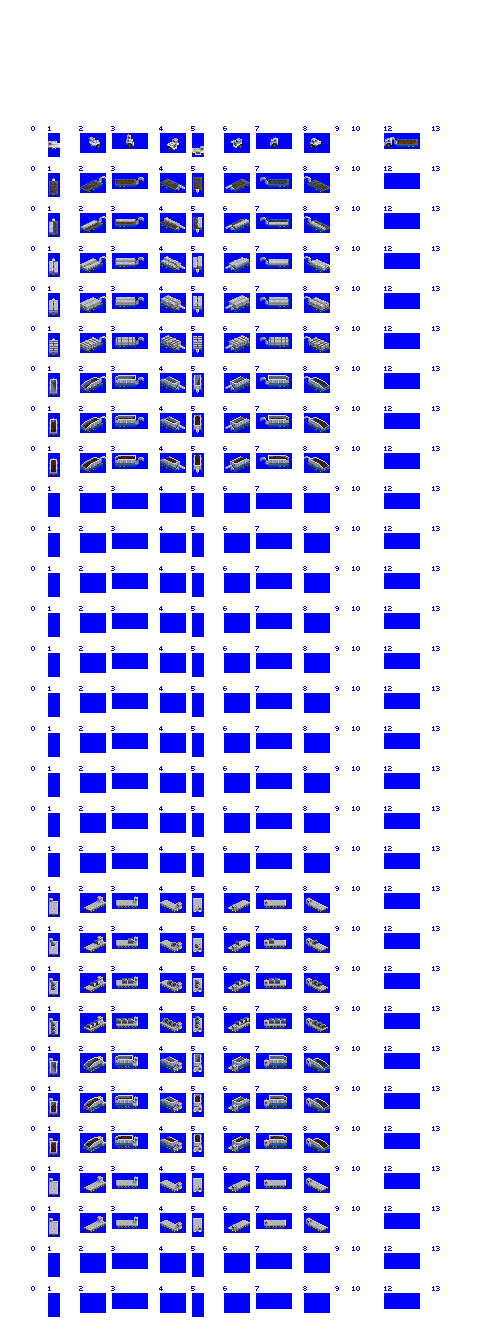
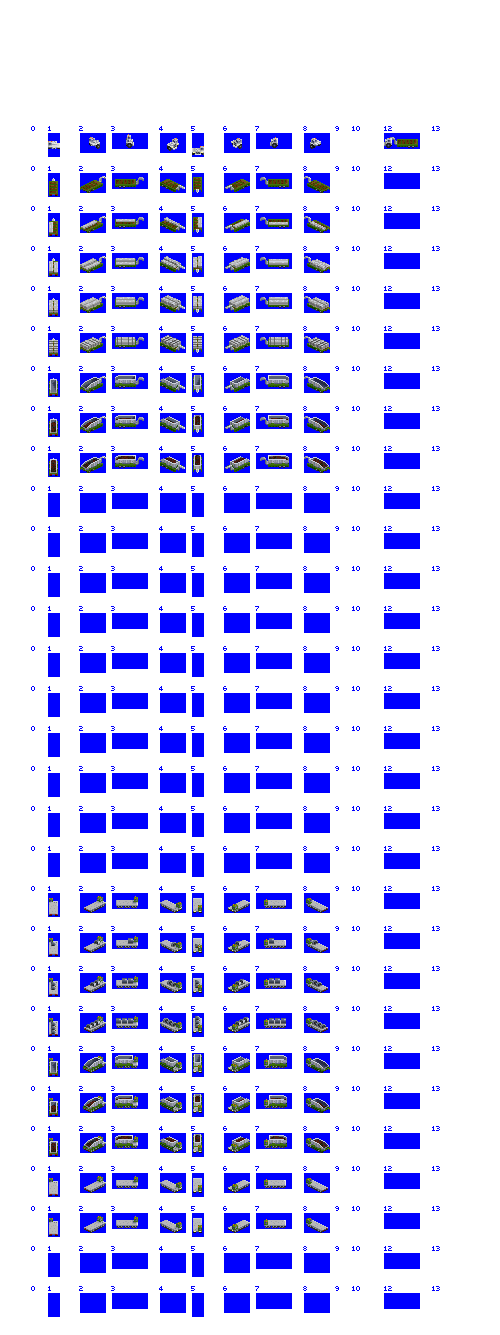
Revision of a layered 500 x 1335 image; what changed, layer by layer:
painted on "trailer body for buy view" (1st of 2, in "articulated foundry transporter") over left=397, top=139, right=418, bottom=147
painted on "metal hauling body" (1st of 2, in "articulated foundry transporter") over left=49, top=177, right=330, bottom=356
painted on "scrap hauling body" (1st of 2, in "articulated foundry transporter") over left=49, top=377, right=330, bottom=476
painted on "scrap hauling body" (2nd of 2, in "rigid foundry transporter") over left=49, top=1055, right=330, bottom=1156
added layer "cab 2 cc" in group "rigid foundry transporter" over left=49, top=896, right=312, bottom=1231
